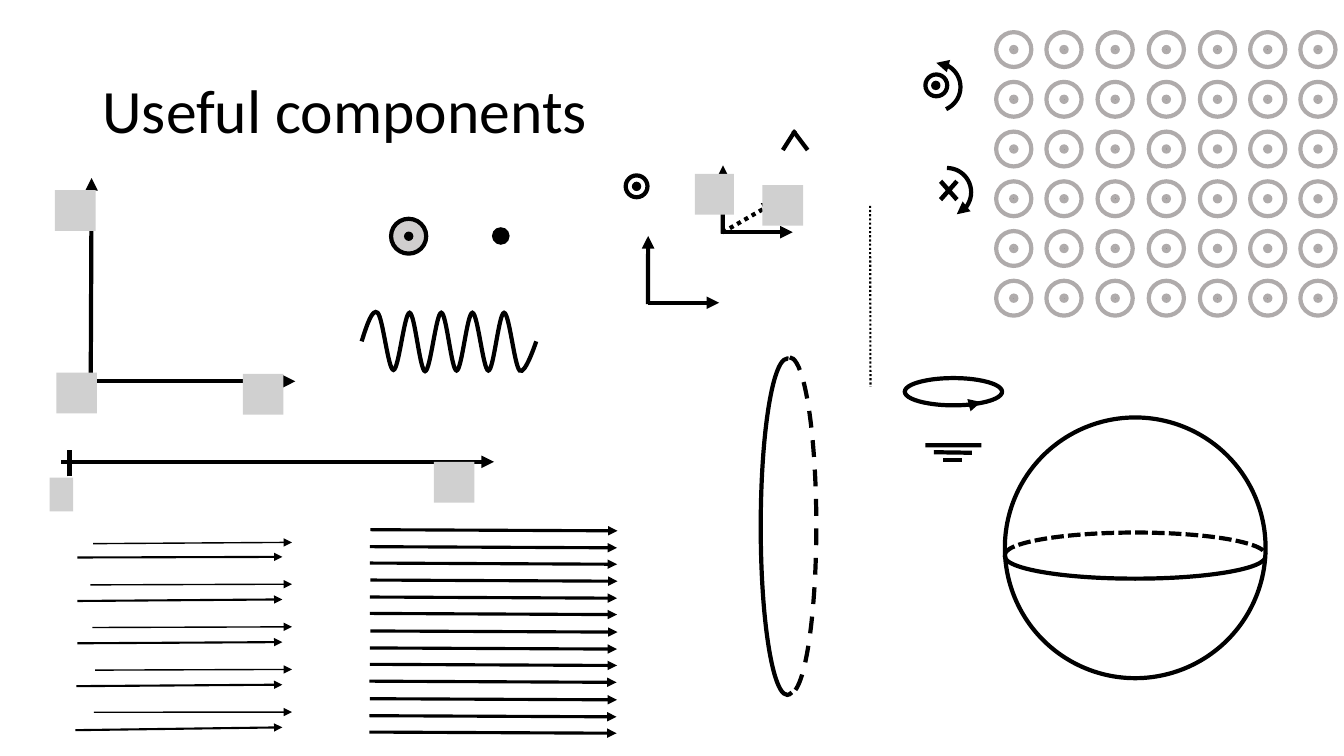
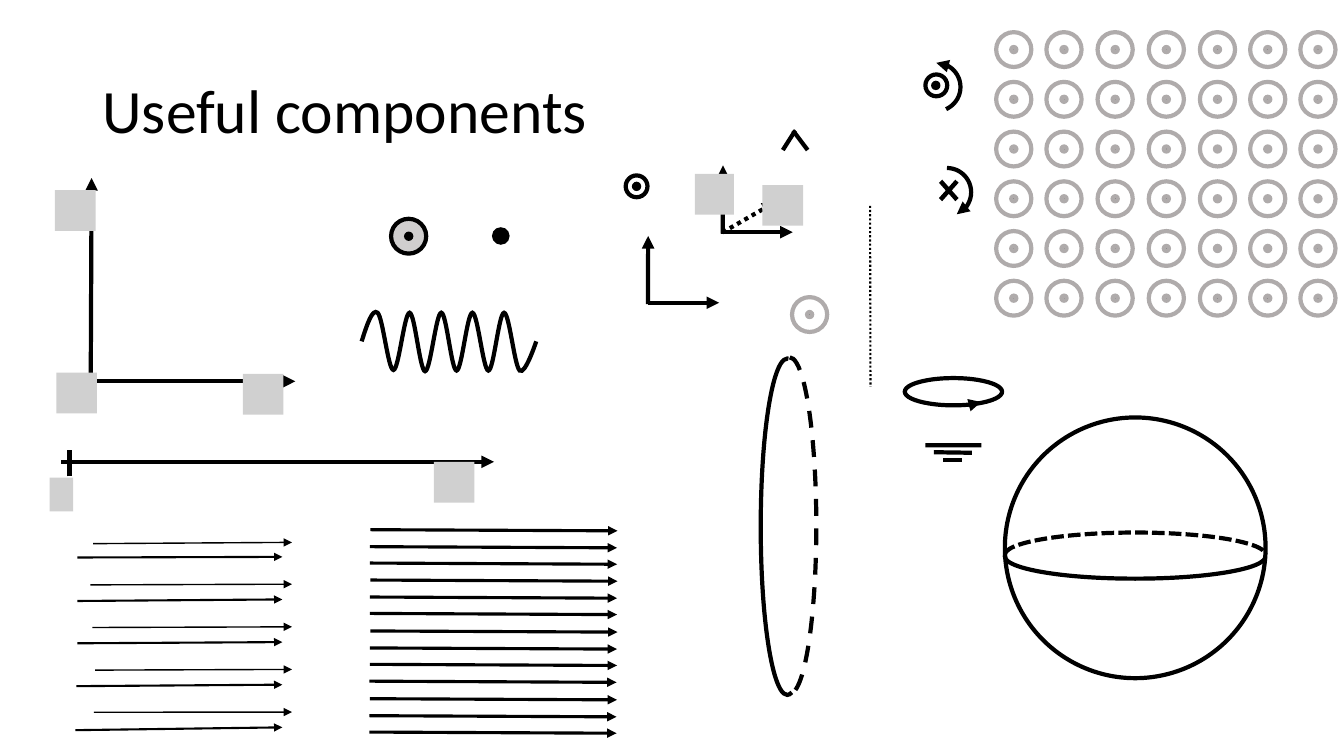
Before and after one commit to OSTP/PhysicsArtofModelling, a slide deck: slide 1 of tex/figures/MagneticSource/Figures.pptx. Drawn at 1344x756 pixels with LibreOffice and Linux fonts; fonts in the diff are those of the drawing; grey boxes stand for pictures; background and template pictures are left out. Boxes give left, top, right and bottom in pixels: in the first picture for what was removed or moved away, otherwise in the second. Text is boxed around its words. In the diff, an @@ line names an element or a change of style, - is before the commit and + after.

```diff
--- a/tex/figures/MagneticSource/Figures.pptx
+++ b/tex/figures/MagneticSource/Figures.pptx
@@ ellipse added at (x1=792, y1=297, x2=828, y2=333), outline #AFABAB 3 pt @@
@@ ellipse added at (x1=808, y1=313, x2=813, y2=318), fill #000000, outline #AFABAB 3 pt @@
```
Also in this commit, not shown: 5 slides added, 4 slides removed, 11 other files.
